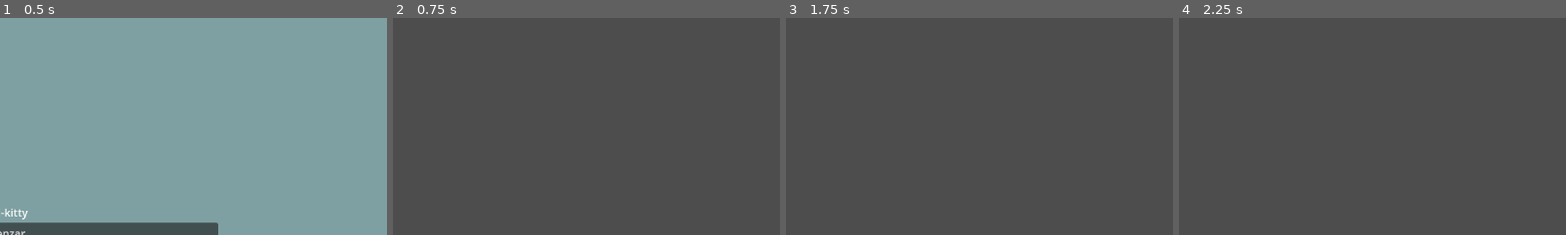
Above: before the commit, frames 1-4 (left to right).
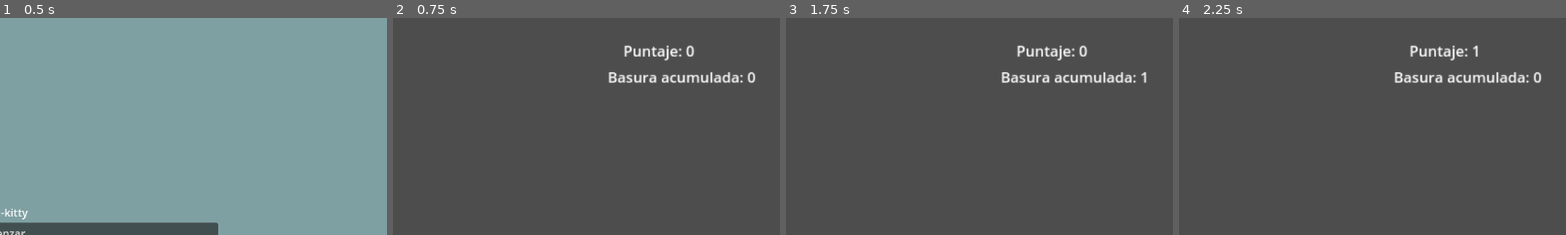
Above: after the commit, the same moments.

Repository: cabranca/Messi-Kitty
Game: Godot game, scene res://Escenas/pantalla_principal.tscn
Two runs of this game, one before a commit and one after it. Both use one fixed random seed, a clock stepped at 60 frames per second and the inputs below. The engine's default icon, where the game draws it, is replaced by a stand-in: a white triangle on a blue panel in a dark square.
Inputs (mouse positions are % of the whole screen's width and height, from its top left):
- Up to frame 1 (0.5 s): no input
- Up to frame 2 (0.75 s): click "Comenzar" at 0.5 s
- Up to frame 3 (1.75 s): tap Enter at 1.25 s; move the mouse to (72, 45) at 1.27 s; click (72, 45) at 1.42 s
- Up to frame 4 (2.25 s): tap Space at 2 s; move the mouse to (87, 60) at 2.02 s; click (87, 60) at 2.17 s
The pictures show only the part of the screen within x 50-100%, y 0-50%; the shares and areas given below are measured in that part.

Frame 1 is identical in both runs. In frame 2, 1.6% of the frame differs, in the area x 55-94%, y 12-30%; in frame 3, 1.6%; in frame 4, 1.6%.

Commit message:
Agrego contador de puntaje y basura

Diff:
--- a/Messi-Kitty_projecto/Codigo/Basura.gd
+++ b/Messi-Kitty_projecto/Codigo/Basura.gd
@@ -14,3 +14,5 @@
 	if event is InputEventMouseButton:
 		if event.button_index == MOUSE_BUTTON_LEFT:
 			queue_free()
+			Variables.contadorBasura -= 1
+			Variables.puntaje += 1
--- a/Messi-Kitty_projecto/Codigo/nivel_1.gd
+++ b/Messi-Kitty_projecto/Codigo/nivel_1.gd
@@ -1,26 +1,37 @@
 extends Node
 
 @export var basura_scene: PackedScene
-var count
+var puntajePrefix = "Puntaje: "
+var contadorBasuraPrefix = "Basura acumulada: "
 
 func _ready():
 	new_game()
 
-func _process(delta):
-	pass
-
 func new_game():
-	count = 0
+	Variables.puntaje = 0
+	Variables.contadorBasura = 0
+	$Puntaje.text = puntajePrefix + str(Variables.puntaje)
+	$ContadorBasura.text = contadorBasuraPrefix + str(Variables.contadorBasura)
 	$BasuraTimer.start()
 
+func _process(delta):
+	#if Variables.contadorBasura == 12:
+	#	game_over()
+	$Puntaje.text = puntajePrefix + str(Variables.puntaje)
+	$ContadorBasura.text = contadorBasuraPrefix + str(Variables.contadorBasura)
+
+
+
 func game_over():
-	$GarbageTimer.stop()
+	$BasuraTimer.stop()
 
 # Cuando el timer llega a cero spawneo nueva basura
 # en una posicion random
 func _on_basura_timer_timeout():
 	# Creo la nueva instancia de la escena Basura
 	var basura = basura_scene.instantiate()
+
+	var tamanio_basura = basura.find_child("Sprite2D").texture.get_size()
 
 	# Genero una posicion random inicial (probar get_viewport_rect())
 	var xPos = randf() * get_viewport().get_visible_rect().size.x
@@ -29,5 +40,7 @@
 	# Seteo la posicion a la nueva basura
 	basura.position = Vector2(xPos, yPos)
 
+	Variables.contadorBasura += 1
+
 	# Agrego el nuevo objeto como hijo del nodo principal
 	add_child(basura)
--- /dev/null
+++ b/Messi-Kitty_projecto/Codigo/variables.gd
@@ -0,0 +1,4 @@
+extends Node
+
+var puntaje
+var contadorBasura
--- a/Messi-Kitty_projecto/Escenas/nivel_1.tscn
+++ b/Messi-Kitty_projecto/Escenas/nivel_1.tscn
@@ -9,4 +9,24 @@
 
 [node name="BasuraTimer" type="Timer" parent="."]
 
+[node name="Puntaje" type="Label" parent="."]
+offset_left = 896.0
+offset_top = 32.0
+offset_right = 1009.0
+offset_bottom = 58.0
+scale = Vector2(1.36716, 1.34723)
+text = "PLACEHOLDER"
+horizontal_alignment = 1
+vertical_alignment = 1
+
+[node name="ContadorBasura" type="Label" parent="."]
+offset_left = 896.0
+offset_top = 72.0
+offset_right = 1009.0
+offset_bottom = 98.0
+scale = Vector2(1.36, 1.28)
+text = "PLACEHOLDER"
+horizontal_alignment = 1
+vertical_alignment = 1
+
 [connection signal="timeout" from="BasuraTimer" to="." method="_on_basura_timer_timeout"]
--- a/Messi-Kitty_projecto/project.godot
+++ b/Messi-Kitty_projecto/project.godot
@@ -18,6 +18,7 @@
 [autoload]
 
 Autoload="*res://Codigo/autoload.gd"
+Variables="*res://Codigo/variables.gd"
 
 [rendering]
 
Not shown: 1 places in Messi-Kitty_projecto/Escenas/basura.tscn that only renumber resources
Not shown: 1 places in Messi-Kitty_projecto/Escenas/nivel_1.tscn that only renumber resources
